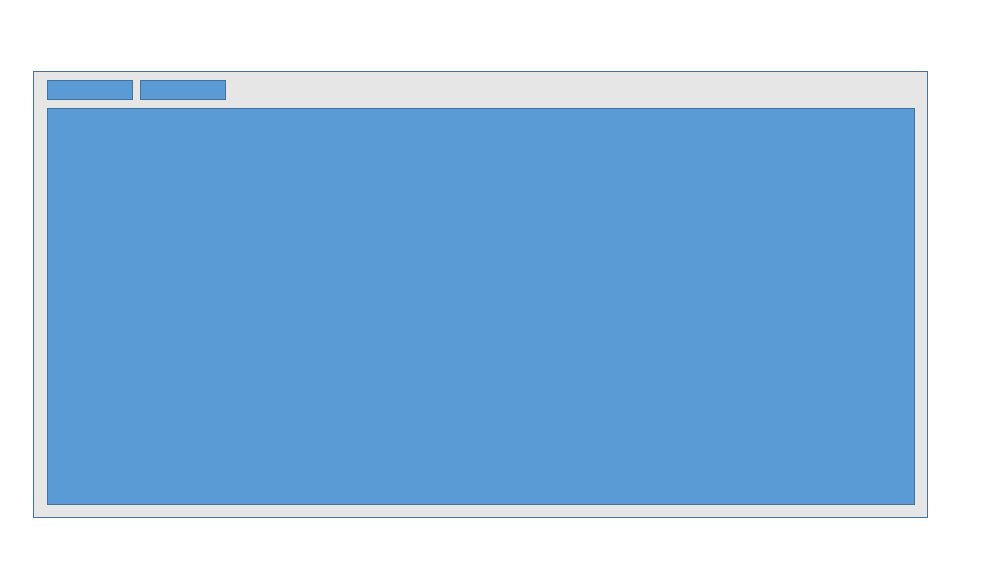
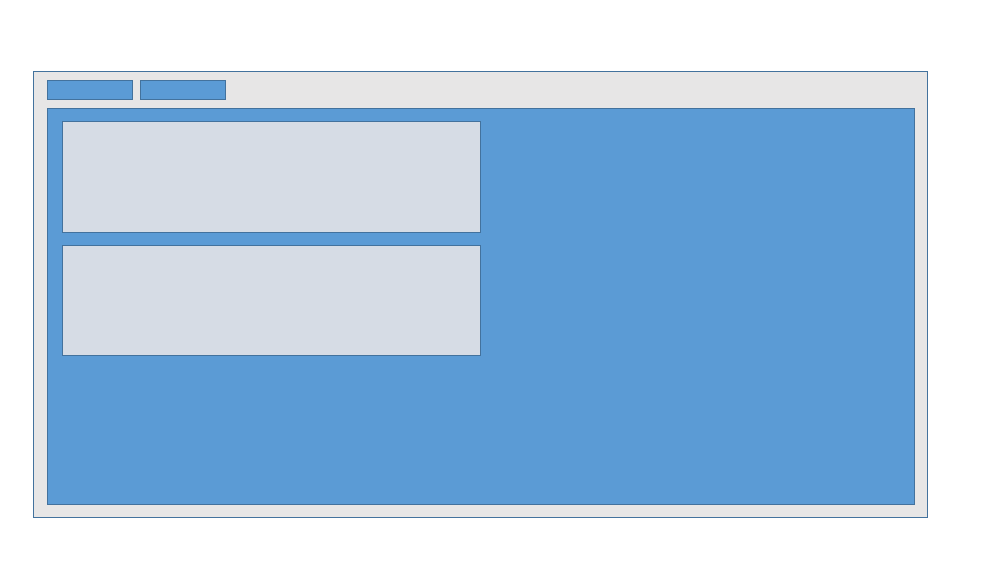
Before and after one commit to ho8566z/pjt_first, a slide deck: slide 3 of ppt/UI.pptx (slide 2 before the commit). Drawn at 1008x567 pixels with LibreOffice and Linux fonts; fonts in the diff are those of the drawing. Boxes give left, top, right and bottom in pixels: in the first picture for what was removed or moved away, otherwise in the second. Text is boxed around its words. In the diff, an @@ line names an element or a change of style, - is before the commit and + after.

```diff
--- a/ppt/UI.pptx
+++ b/ppt/UI.pptx
@@ rectangle added at (x1=63, y1=122, x2=481, y2=232), fill #D6DCE5, outline #43739E 1 pt @@
@@ rectangle added at (x1=63, y1=245, x2=481, y2=355), fill #D6DCE5, outline #43739E 1 pt @@
```
Also in this commit, not shown: 2 slides added, 1 slide removed, 13 other files.
